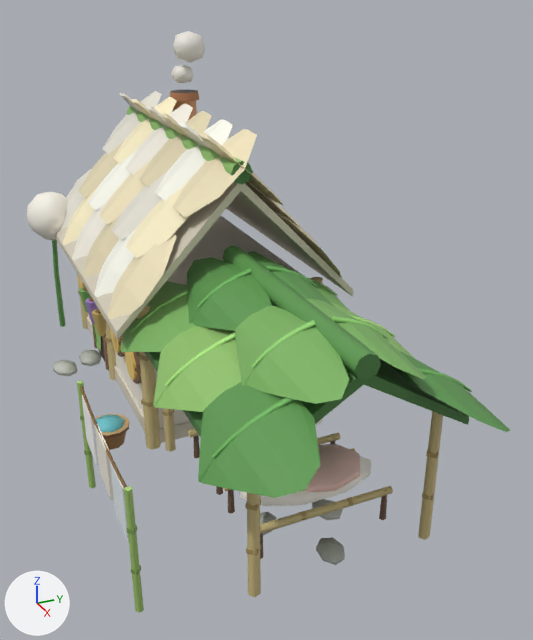
The glTF model godot/art/models/healer.glb: old version first, new version second.
Both versions are drawn from a camera (50 mm lens) standing at (5.39, -1.89, 3.27) and looking at (0.8, 0.18, 0.98). Arrows for +X, +Y and +Z are at lower left; the lights stay in place. The first picture is the older version.

In view in the first picture: 'body', 'body_nh', 'body_nl'.
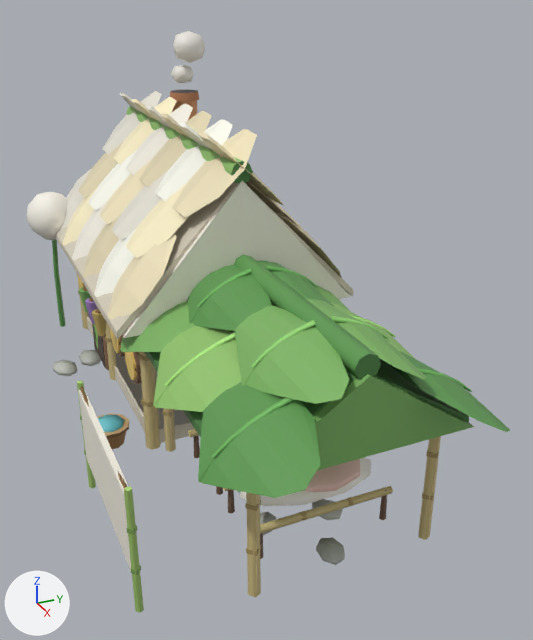
What differs and where, as boxes (x1, y1, x2, y2) in the pictures (533 x 640 px):
'body__far', added: after (77, 100, 474, 597)

The change, as a list of edits to the scene's bpy script:
```text
Add me_body__far:
    me_body__far.from_pydata(...)  # 80 vertices, 120 faces; spans x -2.0..2.51, y -1.27..0.9, z 0.0..2.35
    me_body__far.materials.append(mat_defaultmaterial_001)
Add ob_body__far:
    ob_body__far = bpy.data.objects.new('body__far', me_body__far)
    ob_body__far.location = (0.0, 0.0, 0.0)
```
